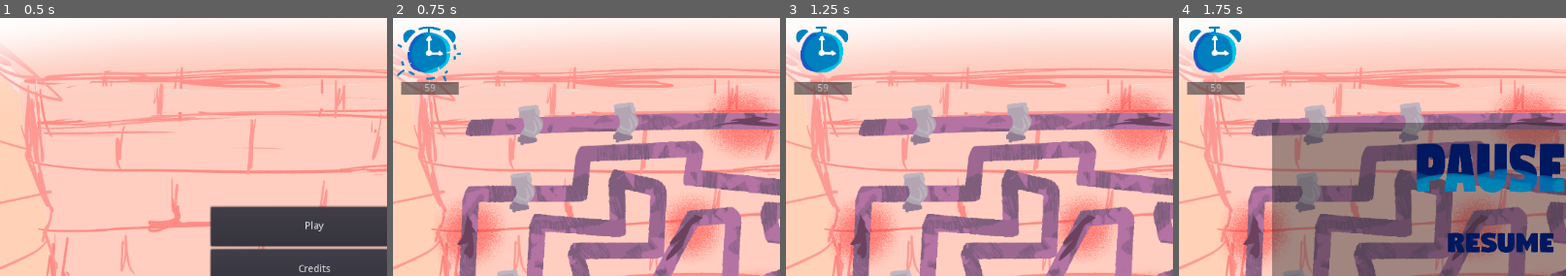
Above: before the commit, frames 1-4 (left to right).
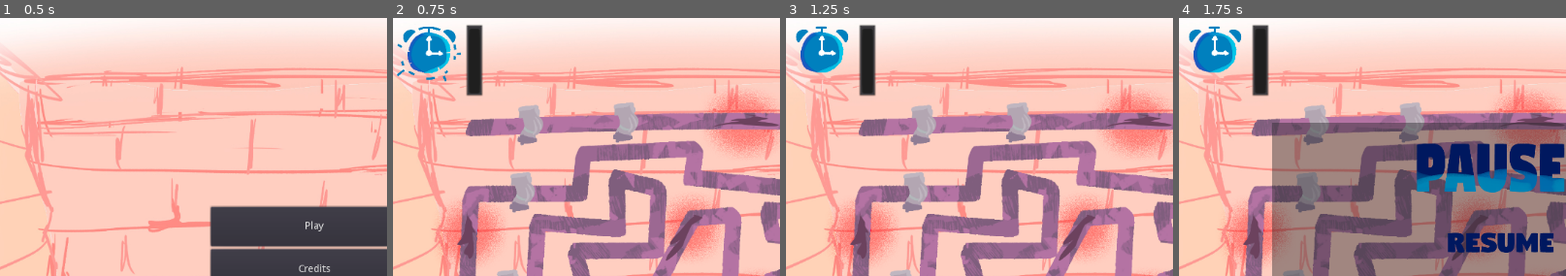
Above: after the commit, the same moments.

Repository: batomow/COMPILER
Game: Godot game, scene res://Main Scenes/MainMenu/MainMenu.tscn
The game is run twice, just before and just after one commit, with the same random seed, the same clock (stepped at 60 frames per second) and the same inputs.
Inputs (mouse positions are % of the whole screen's width and height, from its top left):
- Up to frame 1 (0.5 s): no input
- Up to frame 2 (0.75 s): click "Play" at 0.5 s
- Up to frame 3 (1.25 s): no input
- Up to frame 4 (1.75 s): click (4, 6) at 1.25 s
The pictures show only the part of the screen within x 10-59%, y 0-50%; the shares and areas given below are measured in that part.

Frame 1 is identical in both runs. In frame 2, 2.0% of the frame differs, in the area x 2-24%, y 2-31%; in frame 3, 2.0%; in frame 4, 2.0%.

Commit message:
Adds Bucket & Hammer Animations
Also changes de timer label to progressbar

Diff:
--- /dev/null
+++ b/Animations/cubeta_normal.tres
@@ -0,0 +1,26 @@
+[gd_resource type="Animation" load_steps=8 format=2]
+
+[ext_resource path="res://Art/Cubeta Animation/cubeta_1.png" type="Texture" id=1]
+[ext_resource path="res://Art/Cubeta Animation/cubeta_2.png" type="Texture" id=2]
+[ext_resource path="res://Art/Cubeta Animation/cubeta_3.png" type="Texture" id=3]
+[ext_resource path="res://Art/Cubeta Animation/cubeta_4.png" type="Texture" id=4]
+[ext_resource path="res://Art/Cubeta Animation/cubeta_5.png" type="Texture" id=5]
+[ext_resource path="res://Art/Cubeta Animation/cubeta_6.png" type="Texture" id=6]
+[ext_resource path="res://Art/Cubeta Animation/cubeta_7.png" type="Texture" id=7]
+
+[resource]
+resource_name = "cubeta_normal"
+length = 0.4
+step = 0.02
+tracks/0/type = "value"
+tracks/0/path = NodePath(".:texture")
+tracks/0/interp = 1
+tracks/0/loop_wrap = true
+tracks/0/imported = false
+tracks/0/enabled = true
+tracks/0/keys = {
+"times": PoolRealArray( 0, 0.06, 0.12, 0.18, 0.24, 0.3, 0.36 ),
+"transitions": PoolRealArray( 1, 1, 1, 1, 1, 1, 1 ),
+"update": 1,
+"values": [ ExtResource( 1 ), ExtResource( 2 ), ExtResource( 3 ), ExtResource( 4 ), ExtResource( 5 ), ExtResource( 6 ), ExtResource( 7 ) ]
+}
--- /dev/null
+++ b/Animations/martillo_normal.tres
@@ -0,0 +1,26 @@
+[gd_resource type="Animation" load_steps=8 format=2]
+
+[ext_resource path="res://Art/Martillo Animation/martillo_1.png" type="Texture" id=1]
+[ext_resource path="res://Art/Martillo Animation/martillo_2.png" type="Texture" id=2]
+[ext_resource path="res://Art/Martillo Animation/martillo_3.png" type="Texture" id=3]
+[ext_resource path="res://Art/Martillo Animation/martillo_4.png" type="Texture" id=4]
+[ext_resource path="res://Art/Martillo Animation/martillo_5.png" type="Texture" id=5]
+[ext_resource path="res://Art/Martillo Animation/martillo_6.png" type="Texture" id=6]
+[ext_resource path="res://Art/Martillo Animation/martillo_7.png" type="Texture" id=7]
+
+[resource]
+resource_name = "martillo_normal"
+length = 0.4
+step = 0.02
+tracks/0/type = "value"
+tracks/0/path = NodePath(".:texture")
+tracks/0/interp = 1
+tracks/0/loop_wrap = true
+tracks/0/imported = false
+tracks/0/enabled = true
+tracks/0/keys = {
+"times": PoolRealArray( 0, 0.06, 0.12, 0.18, 0.24, 0.3, 0.36 ),
+"transitions": PoolRealArray( 1, 1, 1, 1, 1, 1, 1 ),
+"update": 1,
+"values": [ ExtResource( 1 ), ExtResource( 2 ), ExtResource( 3 ), ExtResource( 4 ), ExtResource( 5 ), ExtResource( 6 ), ExtResource( 7 ) ]
+}
--- a/Main Scenes/Game/Game.tscn
+++ b/Main Scenes/Game/Game.tscn
@@ -46,6 +46,7 @@
 			input_queue.push_back(event)
 #			print(alphabet[event.scancode])
 
+# warning-ignore:unused_argument
 func _process(delta):
 	if GM.current_state == GM.game_states.PAUSED:
 		return
--- a/Main Scenes/Game/InGameMenu.tscn
+++ b/Main Scenes/Game/InGameMenu.tscn
@@ -40,6 +40,7 @@
 
 
 func _on_Exite_button_up():
+# warning-ignore:return_value_discarded
 	get_tree().change_scene('res://Main Scenes/MainMenu/MainMenu.tscn')
 "
 
--- a/Main Scenes/Game/Reloj.tscn
+++ b/Main Scenes/Game/Reloj.tscn
@@ -24,21 +24,18 @@
 [node name="Fast" type="Timer" parent="."]
 one_shot = true
 
-[node name="Panel" type="Panel" parent="."]
-modulate = Color( 1, 1, 1, 0.54902 )
-margin_left = 10.0
-margin_top = 90.0
-margin_right = 90.0
-margin_bottom = 108.0
-
-[node name="Label" type="Label" parent="Panel"]
-anchor_right = 1.0
-anchor_bottom = 1.0
-text = "55"
-align = 1
-valign = 1
-
 [node name="Total" type="Timer" parent="."]
 one_shot = true
+
+[node name="ProgressBar" type="ProgressBar" parent="."]
+margin_left = 100.0
+margin_top = 110.0
+margin_right = 200.0
+margin_bottom = 134.0
+rect_rotation = -89.9999
+max_value = 60.0
+step = 1.0
+value = 59.0
+percent_visible = false
 [connection signal="timeout" from="Normal" to="." method="_on_Normal_timeout"]
 [connection signal="timeout" from="Fast" to="." method="_on_Fast_timeout"]
--- a/Main Scenes/Game/RiskMeter.tscn
+++ b/Main Scenes/Game/RiskMeter.tscn
@@ -12,6 +12,7 @@
 
 onready var pluma = $Pluma
 
+# warning-ignore:unused_argument
 func _process(delta):
 	pluma.rect_rotation = clamp(risk_level + 180*GM.flood_level, LOWERBOUND, UPPERBOUND)
 "
--- a/Main Scenes/Game/Toolbox.tscn
+++ b/Main Scenes/Game/Toolbox.tscn
@@ -1,12 +1,15 @@
-[gd_scene load_steps=8 format=2]
+[gd_scene load_steps=11 format=2]
 
 [ext_resource path="res://Scripts/Toolbox.tres.gd" type="Script" id=1]
 [ext_resource path="res://Art/tape.png" type="Texture" id=2]
-[ext_resource path="res://Art/cubeta.png" type="Texture" id=3]
-[ext_resource path="res://Art/martillo.png" type="Texture" id=4]
-[ext_resource path="res://Art/toolbox.png" type="Texture" id=5]
-[ext_resource path="res://Animations/tape_normal.tres" type="Animation" id=6]
-[ext_resource path="res://Animations/tape_runout.tres" type="Animation" id=7]
+[ext_resource path="res://Art/Tape Animation/2nda/tape_alt_13.png" type="Texture" id=3]
+[ext_resource path="res://Art/cubeta.png" type="Texture" id=4]
+[ext_resource path="res://Art/martillo.png" type="Texture" id=5]
+[ext_resource path="res://Art/toolbox.png" type="Texture" id=6]
+[ext_resource path="res://Animations/tape_normal.tres" type="Animation" id=7]
+[ext_resource path="res://Animations/tape_runout.tres" type="Animation" id=8]
+[ext_resource path="res://Animations/cubeta_normal.tres" type="Animation" id=9]
+[ext_resource path="res://Animations/martillo_normal.tres" type="Animation" id=10]
 
 [node name="Toolbox" type="Control"]
 anchor_right = 1.0
@@ -14,15 +17,16 @@
 rect_scale = Vector2( 0.4, 0.4 )
 script = ExtResource( 1 )
 tape_original_sprite = ExtResource( 2 )
-cubeta_original_sprite = ExtResource( 3 )
-martillo_oritinal_sprite = ExtResource( 4 )
+tape_runout_sprite = ExtResource( 3 )
+cubeta_original_sprite = ExtResource( 4 )
+martillo_oritinal_sprite = ExtResource( 5 )
 
 [node name="Caja" type="TextureRect" parent="."]
 margin_left = 47.6132
 margin_top = 1329.77
 margin_right = 711.613
 margin_bottom = 1752.77
-texture = ExtResource( 5 )
+texture = ExtResource( 6 )
 
 [node name="HBoxContainer" type="HBoxContainer" parent="."]
 margin_left = 141.0
@@ -33,31 +37,33 @@
 
 [node name="Tape" type="TextureRect" parent="HBoxContainer"]
 margin_right = 169.0
-margin_bottom = 195.0
+margin_bottom = 260.0
 texture = ExtResource( 2 )
 stretch_mode = 3
 
 [node name="TapeAnim" type="AnimationPlayer" parent="HBoxContainer/Tape"]
-anims/tape_normal = ExtResource( 6 )
-anims/tape_runout = ExtResource( 7 )
+anims/tape_normal = ExtResource( 7 )
+anims/tape_runout = ExtResource( 8 )
 
 [node name="Cubeta" type="TextureRect" parent="HBoxContainer"]
 margin_left = 189.0
 margin_right = 339.0
-margin_bottom = 195.0
-texture = ExtResource( 3 )
+margin_bottom = 260.0
+texture = ExtResource( 4 )
 stretch_mode = 3
 
 [node name="CubetaAnim" type="AnimationPlayer" parent="HBoxContainer/Cubeta"]
+anims/cubeta_normal = ExtResource( 9 )
 
 [node name="Martillo" type="TextureRect" parent="HBoxContainer"]
 margin_left = 359.0
 margin_right = 487.0
-margin_bottom = 195.0
-texture = ExtResource( 4 )
+margin_bottom = 260.0
+texture = ExtResource( 5 )
 stretch_mode = 3
 
 [node name="MartilloAnim" type="AnimationPlayer" parent="HBoxContainer/Martillo"]
+anims/martillo_normal = ExtResource( 10 )
 
 [node name="MouseHolder" type="Control" parent="."]
 margin_right = 40.0
--- a/Main Scenes/Global/GameManager.tscn
+++ b/Main Scenes/Global/GameManager.tscn
@@ -6,6 +6,7 @@
 class_name GameManager
 
 enum difficulty { easy = 3, normal = 6, hard = 9}
+# warning-ignore:unused_class_variable
 export (difficulty) var DIFFICULTY
 enum EFUGA {SPAWN = 0, HELD = 1, PATCH = 2}
 
@@ -34,6 +35,7 @@
 
 func change_to_big_leak():
 	big_leaks += 1
+# warning-ignore:narrowing_conversion
 	small_leaks = clamp(small_leaks - 1, 0, INF)
 
 func delete_leak():
--- a/Scripts/Reloj.tres.gd
+++ b/Scripts/Reloj.tres.gd
@@ -7,19 +7,23 @@
 onready var total_timer:Timer = $Total
 onready var anim:AnimationPlayer = $AnimationPlayer
 var total_time:float = 0
-onready var time_text:Label = $Panel/Label
+onready var progress_bar = $ProgressBar
 
 func _ready():
 	GM.reloj = self
 	if GM.DIFFICULTY == GM.difficulty.easy:
+		progress_bar.max_value = 60
 		set_time(60)
 	elif GM.DIFFICULTY == GM.difficulty.normal:
+		progress_bar.max_value = 120
 		set_time(120)
 	elif GM.DIFFICULTY == GM.difficulty.hard:
+		progress_bar.max_value = 180
 		set_time(180)
 
+# warning-ignore:unused_argument
 func _process(delta):
-	time_text.text = String(int(total_timer.time_left))
+	progress_bar.value = int(total_timer.time_left)
 
 func set_time(value:float)->void:
 	total_time = value
--- a/Scripts/Toolbox.tres.gd
+++ b/Scripts/Toolbox.tres.gd
@@ -17,6 +17,7 @@
 var small_buffer2:bool = true
 
 export (Resource) var tape_original_sprite
+export (Resource) var tape_runout_sprite
 export (Resource) var cubeta_original_sprite
 export (Resource) var martillo_oritinal_sprite
 
@@ -28,6 +29,7 @@
 func _ready():
 	GM.toolbox = self
 
+# warning-ignore:unused_argument
 func _process(delta):
 	if small_buffer2:
 		if _tape_flag:
@@ -50,7 +52,10 @@
 			HBox.add_child(Tape)
 			_tape_flag = false
 			_has_object = false
-			Tape.texture = tape_original_sprite
+			if tape_uses > 0:
+				Tape.texture = tape_original_sprite
+			else:
+				Tape.texture = tape_runout_sprite
 		elif _cubeta_flag:
 			Holder.remove_child(Cubeta)
 			HBox.add_child(Cubeta)
@@ -74,9 +79,9 @@
 				tape_anim.play("tape_normal")
 			tape_uses -= 1
 		elif _cubeta_flag and !small_buffer:
-			pass
+			cubeta_anim.play("cubeta_normal")
 		elif _martillo_flag and !small_buffer:
-			pass
+			martillo_anim.play('martillo_normal')
 		if !small_buffer:
 			small_buffer2 = false
 		small_buffer = false
--- a/Scripts/Valvula.tres.gd
+++ b/Scripts/Valvula.tres.gd
@@ -5,6 +5,8 @@
 var dragging:bool = false
 onready var rosca = $Rosca/Sprite2D
 
+# warning-ignore:unused_argument
+# warning-ignore:unused_argument
 func _on_Rosca_input_event(viewport, event, shape_idx):
 	if event is InputEventMouseButton:
 		dragging = true
